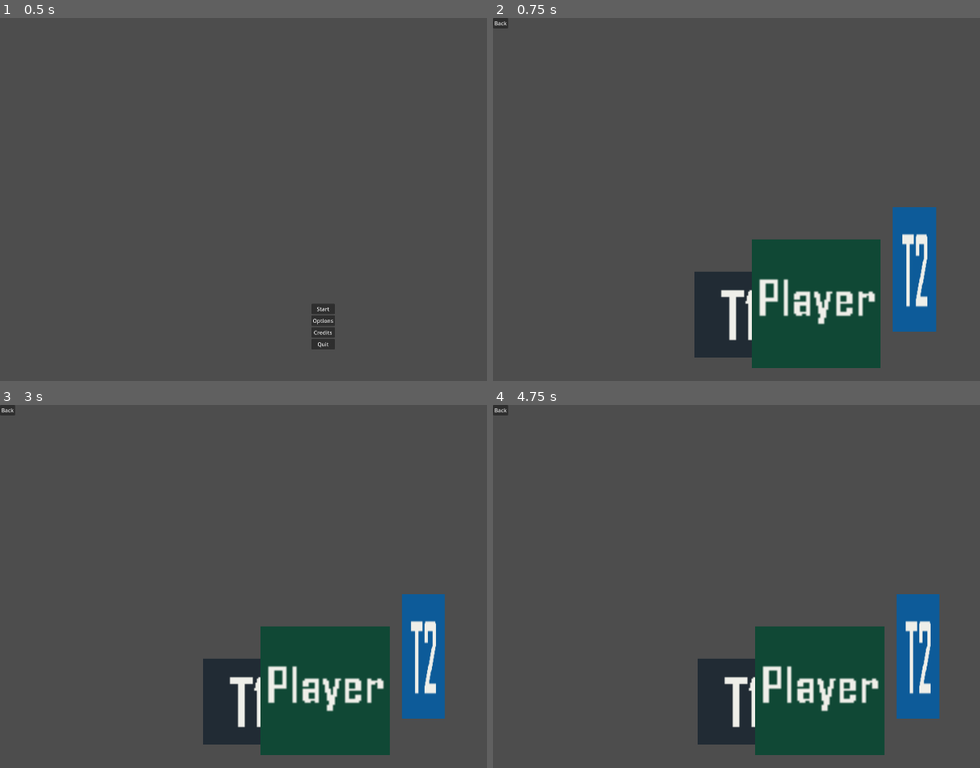
Above: before the commit, frames 1-4 (two rows, left to right).
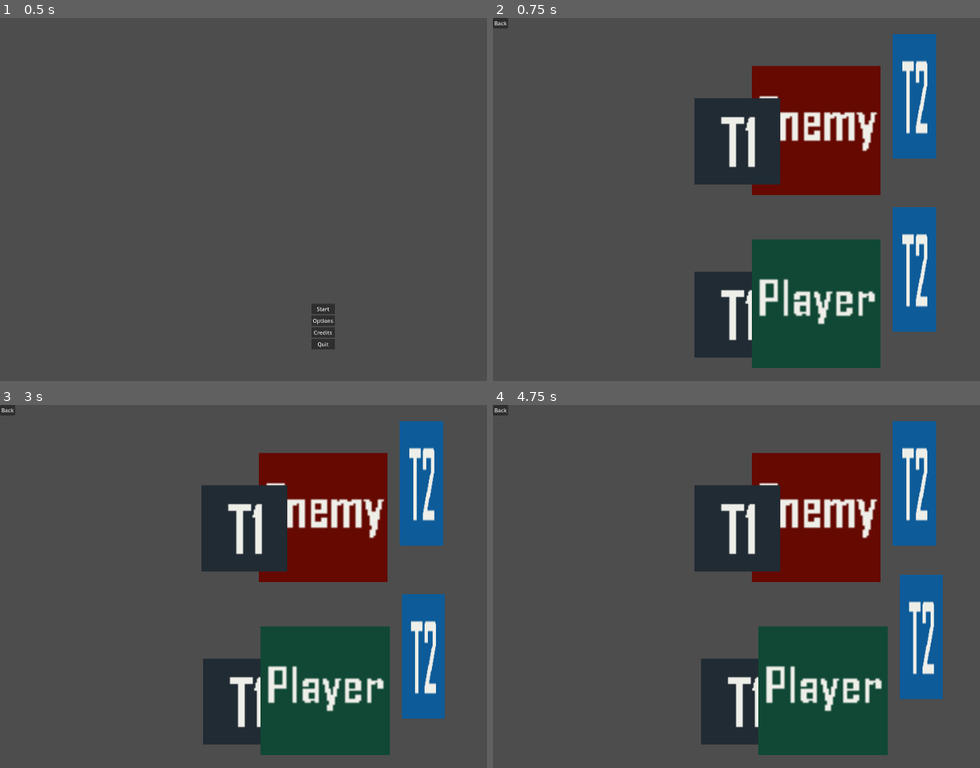
Above: after the commit, the same moments.

Repository: sentientfish/brackygamejam20251
Game: Godot game, scene res://scenes/menu.tscn
Same seed, same stepped clock (60 frames per second), same inputs: the game is played once before the commit and once after it.
Inputs:
- Up to frame 1 (0.5 s): no input
- Up to frame 2 (0.75 s): click "Start" at 0.5 s
- Up to frame 3 (3 s): click "Back" at 1.25 s; click "Start" at 2 s; tap Enter at 2.75 s; hold D (move_right) from 2.78 s (still down); hold J (block) from 2.78 s (still down); tap K (attack) at 2.85 s
- Up to frame 4 (4.75 s): tap Space at 3.5 s; release D (move_right) at 3.53 s; release J (block) at 3.53 s; hold S (target_down) 3.53-4.28 s; tap J (block) at 3.6 s; tap K (attack) at 3.8, 4.35 s; hold D (move_right) from 4.28 s (still down); hold J (block) from 4.28 s (still down)

Frame 1 is identical in both runs. In frame 2, 15% of the frame differs, in the area x 41-92%, y 4-49%; in frame 3, 15%; in frame 4, 20%, in the area x 41-93%, y 4-97%.

Commit message:
more things

Diff:
--- a/project.godot
+++ b/project.godot
@@ -14,6 +14,10 @@
 run/main_scene="res://scenes/menu.tscn"
 config/features=PackedStringArray("4.3", "Forward Plus")
 config/icon="res://icon.svg"
+
+[autoload]
+
+Enums="*res://scripts/enums.gd"
 
 [display]
 
--- a/scenes/arena.tscn
+++ b/scenes/arena.tscn
@@ -1,7 +1,15 @@
-[gd_scene load_steps=3 format=3 uid="uid://cuaglt8wdr002"]
+[gd_scene load_steps=7 format=3 uid="uid://cuaglt8wdr002"]
 
 [ext_resource type="PackedScene" uid="uid://ch8wdr4iyy5qv" path="res://scenes/player.tscn" id="1_1kr8c"]
 [ext_resource type="Script" path="res://scripts/arena.gd" id="1_om0ey"]
+[ext_resource type="PackedScene" uid="uid://d2keyc5bivfqk" path="res://scenes/enemy.tscn" id="2_yu7fl"]
+
+[sub_resource type="PhysicsMaterial" id="PhysicsMaterial_r1deg"]
+
+[sub_resource type="RectangleShape2D" id="RectangleShape2D_7vdn6"]
+size = Vector2(221.5, 1080)
+
+[sub_resource type="PhysicsMaterial" id="PhysicsMaterial_ixp6r"]
 
 [node name="Arena" type="Node2D"]
 script = ExtResource("1_om0ey")
@@ -10,8 +18,26 @@
 offset_right = 1920.0
 offset_bottom = 1080.0
 
+[node name="LeftWall" type="RigidBody2D" parent="MarginContainer"]
+physics_material_override = SubResource("PhysicsMaterial_r1deg")
+
+[node name="LeftWallCollision" type="CollisionShape2D" parent="MarginContainer/LeftWall"]
+position = Vector2(111.25, 540)
+shape = SubResource("RectangleShape2D_7vdn6")
+
+[node name="RightWall" type="RigidBody2D" parent="MarginContainer"]
+physics_material_override = SubResource("PhysicsMaterial_ixp6r")
+
+[node name="RightWallCollision" type="CollisionShape2D" parent="MarginContainer/RightWall"]
+position = Vector2(1809, 540)
+shape = SubResource("RectangleShape2D_7vdn6")
+
 [node name="Player" parent="." instance=ExtResource("1_1kr8c")]
 position = Vector2(960, 850)
+scale = Vector2(2, 2)
+
+[node name="Enemy" parent="." instance=ExtResource("2_yu7fl")]
+position = Vector2(960, 335)
 scale = Vector2(2, 2)
 
 [node name="ArenaBackButton" type="Button" parent="."]
--- /dev/null
+++ b/scenes/enemy.gd
@@ -0,0 +1,30 @@
+extends CharacterBody2D
+
+const SPEED = 300.0
+
+# TODO: have a global variable for each direction?
+var blocking: Array = [false, false, false]
+
+# temporary dummy movement
+var move_direction: int = -1
+
+# Enemy stats
+@export var stat_health: float = 300.0
+@export var stat_attack: float = 50.0
+@export var stat_block_damage: float = 0.0
+@export var stat_speed: float = 200.0
+
+func _physics_process(delta: float) -> void:
+	pass
+	#velocity.x = move_direction * stat_speed
+
+	#var collision_info = move_and_collide(velocity)
+	#if collision_info:
+		#move_direction *= -1
+
+func attacked(damage: int, action_direction: Enums.ActionDirection):
+	print("Enemy being attacked! damage " + str(damage) + ", direction: " + str(action_direction))
+	if blocking[action_direction]:
+		print("Blocked the attack!")
+	else:
+		print("Got hit!")
--- /dev/null
+++ b/scenes/enemy.tscn
@@ -0,0 +1,104 @@
+[gd_scene load_steps=14 format=3 uid="uid://d2keyc5bivfqk"]
+
+[ext_resource type="Script" path="res://scenes/enemy.gd" id="1_kk3if"]
+[ext_resource type="Texture2D" uid="uid://dgrrgxn2a68dh" path="res://assets/T1.png" id="1_w0bkb"]
+[ext_resource type="Texture2D" uid="uid://do5e3pqn8482x" path="res://assets/T2.png" id="2_pxj2k"]
+[ext_resource type="Texture2D" uid="uid://bsdfujx6bqklb" path="res://assets/Enemy.png" id="3_i5708"]
+
+[sub_resource type="RectangleShape2D" id="RectangleShape2D_uyehj"]
+size = Vector2(192, 75.3125)
+
+[sub_resource type="RectangleShape2D" id="RectangleShape2D_gc8bk"]
+size = Vector2(192, 75.5)
+
+[sub_resource type="RectangleShape2D" id="RectangleShape2D_f05na"]
+size = Vector2(192, 76)
+
+[sub_resource type="RectangleShape2D" id="RectangleShape2D_pnjpe"]
+size = Vector2(239, 42)
+
+[sub_resource type="RectangleShape2D" id="RectangleShape2D_yebrp"]
+size = Vector2(239.25, 42)
+
+[sub_resource type="RectangleShape2D" id="RectangleShape2D_ag5ug"]
+size = Vector2(239, 42)
+
+[sub_resource type="RectangleShape2D" id="RectangleShape2D_bu8gv"]
+size = Vector2(192, 192)
+
+[sub_resource type="Animation" id="Animation_4cd7i"]
+resource_name = "shield_block_up"
+step = 0.25
+
+[sub_resource type="AnimationLibrary" id="AnimationLibrary_nr4rx"]
+_data = {
+"shield_block_up": SubResource("Animation_4cd7i")
+}
+
+[node name="Enemy" type="CharacterBody2D"]
+script = ExtResource("1_kk3if")
+
+[node name="EnemySprite" type="Sprite2D" parent="."]
+scale = Vector2(3, 3)
+texture = ExtResource("3_i5708")
+
+[node name="Shield" type="Node2D" parent="."]
+
+[node name="ShieldSprite" type="Sprite2D" parent="Shield"]
+position = Vector2(-117, 16)
+scale = Vector2(2, 2)
+texture = ExtResource("1_w0bkb")
+
+[node name="ShieldAreaUp" type="Area2D" parent="Shield"]
+
+[node name="ShieldCollisionUp" type="CollisionShape2D" parent="Shield/ShieldAreaUp"]
+position = Vector2(0, -100)
+shape = SubResource("RectangleShape2D_uyehj")
+
+[node name="ShieldAreaMiddle" type="Area2D" parent="Shield"]
+
+[node name="ShieldCollisionMiddle" type="CollisionShape2D" parent="Shield/ShieldAreaMiddle"]
+position = Vector2(0, -15)
+shape = SubResource("RectangleShape2D_gc8bk")
+
+[node name="ShieldAreaDown" type="Area2D" parent="Shield"]
+
+[node name="ShieldCollisionDown" type="CollisionShape2D" parent="Shield/ShieldAreaDown"]
+position = Vector2(0, 72)
+shape = SubResource("RectangleShape2D_f05na")
+
+[node name="Sword" type="Node2D" parent="."]
+
+[node name="SwordSprite" type="Sprite2D" parent="Sword"]
+position = Vector2(146, -51)
+scale = Vector2(1, 2.89063)
+texture = ExtResource("2_pxj2k")
+
+[node name="SwordAreaUp" type="Area2D" parent="Sword"]
+monitoring = false
+
+[node name="SwordCollisionUp" type="CollisionShape2D" parent="Sword/SwordAreaUp"]
+position = Vector2(0, 160)
+shape = SubResource("RectangleShape2D_pnjpe")
+
+[node name="SwordAreaMiddle" type="Area2D" parent="Sword"]
+monitoring = false
+
+[node name="SwordCollisionMiddle" type="CollisionShape2D" parent="Sword/SwordAreaMiddle"]
+position = Vector2(0, 240)
+shape = SubResource("RectangleShape2D_yebrp")
+
+[node name="SwordAreaDown" type="Area2D" parent="Sword"]
+monitoring = false
+
+[node name="SwordCollisionDown" type="CollisionShape2D" parent="Sword/SwordAreaDown"]
+position = Vector2(0, 320)
+shape = SubResource("RectangleShape2D_ag5ug")
+
+[node name="CollisionShape2D" type="CollisionShape2D" parent="."]
+shape = SubResource("RectangleShape2D_bu8gv")
+
+[node name="AnimationPlayer" type="AnimationPlayer" parent="."]
+libraries = {
+"": SubResource("AnimationLibrary_nr4rx")
+}
--- a/scenes/player.tscn
+++ b/scenes/player.tscn
@@ -15,24 +15,227 @@
 size = Vector2(192, 76)
 
 [sub_resource type="RectangleShape2D" id="RectangleShape2D_0y04h"]
-size = Vector2(316, 42)
+size = Vector2(239, 42)
 
 [sub_resource type="RectangleShape2D" id="RectangleShape2D_2hsp2"]
-size = Vector2(315, 42)
+size = Vector2(238.5, 42)
 
 [sub_resource type="RectangleShape2D" id="RectangleShape2D_bkjqc"]
-size = Vector2(315, 41.5)
+size = Vector2(237.75, 41.5)
 
 [sub_resource type="RectangleShape2D" id="RectangleShape2D_xox8q"]
 size = Vector2(192, 192)
 
-[sub_resource type="Animation" id="Animation_4cd7i"]
+[sub_resource type="Animation" id="Animation_vs7me"]
+resource_name = "sword_attack_up"
+length = 0.5
+step = 0.25
+tracks/0/type = "value"
+tracks/0/imported = false
+tracks/0/enabled = true
+tracks/0/path = NodePath("Sword/SwordAreaUp:monitoring")
+tracks/0/interp = 1
+tracks/0/loop_wrap = true
+tracks/0/keys = {
+"times": PackedFloat32Array(0, 0.25, 0.5),
+"transitions": PackedFloat32Array(1, 1, 1),
+"update": 1,
+"values": [false, true, false]
+}
+tracks/1/type = "value"
+tracks/1/imported = false
+tracks/1/enabled = true
+tracks/1/path = NodePath("Sword/SwordSprite:position")
+tracks/1/interp = 1
+tracks/1/loop_wrap = true
+tracks/1/keys = {
+"times": PackedFloat32Array(0, 0.25, 0.5),
+"transitions": PackedFloat32Array(1, 1, 1),
+"update": 1,
+"values": [Vector2(146, -50), Vector2(146, -80), Vector2(146, -50)]
+}
+
+[sub_resource type="Animation" id="Animation_lld8y"]
+length = 0.001
+tracks/0/type = "value"
+tracks/0/imported = false
+tracks/0/enabled = true
+tracks/0/path = NodePath("Sword/SwordAreaUp:monitoring")
+tracks/0/interp = 1
+tracks/0/loop_wrap = true
+tracks/0/keys = {
+"times": PackedFloat32Array(0),
+"transitions": PackedFloat32Array(1),
+"update": 1,
+"values": [true]
+}
+tracks/1/type = "value"
+tracks/1/imported = false
+tracks/1/enabled = true
+tracks/1/path = NodePath("Sword/SwordAreaMiddle:monitoring")
+tracks/1/interp = 1
+tracks/1/loop_wrap = true
+tracks/1/keys = {
+"times": PackedFloat32Array(0),
+"transitions": PackedFloat32Array(1),
+"update": 1,
+"values": [false]
+}
+tracks/2/type = "value"
+tracks/2/imported = false
+tracks/2/enabled = true
+tracks/2/path = NodePath("Sword/SwordAreaDown:monitoring")
+tracks/2/interp = 1
+tracks/2/loop_wrap = true
+tracks/2/keys = {
+"times": PackedFloat32Array(0),
+"transitions": PackedFloat32Array(1),
+"update": 1,
+"values": [false]
+}
+tracks/3/type = "value"
+tracks/3/imported = false
+tracks/3/enabled = true
+tracks/3/path = NodePath("Sword/SwordSprite:position")
+tracks/3/interp = 1
+tracks/3/loop_wrap = true
+tracks/3/keys = {
+"times": PackedFloat32Array(0),
+"transitions": PackedFloat32Array(1),
+"update": 0,
+"values": [Vector2(146, -51)]
+}
+tracks/4/type = "value"
+tracks/4/imported = false
+tracks/4/enabled = true
+tracks/4/path = NodePath("Shield/ShieldSprite:position")
+tracks/4/interp = 1
+tracks/4/loop_wrap = true
+tracks/4/keys = {
+"times": PackedFloat32Array(0),
+"transitions": PackedFloat32Array(1),
+"update": 0,
+"values": [Vector2(-117, 16)]
+}
+
+[sub_resource type="Animation" id="Animation_f7bs3"]
+resource_name = "sword_attack_middle"
+length = 0.5
+step = 0.25
+tracks/0/type = "value"
+tracks/0/imported = false
+tracks/0/enabled = true
+tracks/0/path = NodePath("Sword/SwordAreaMiddle:monitoring")
+tracks/0/interp = 1
+tracks/0/loop_wrap = true
+tracks/0/keys = {
+"times": PackedFloat32Array(0, 0.25, 0.5),
+"transitions": PackedFloat32Array(1, 1, 1),
+"update": 1,
+"values": [false, true, false]
+}
+tracks/1/type = "value"
+tracks/1/imported = false
+tracks/1/enabled = true
+tracks/1/path = NodePath("Sword/SwordSprite:position")
+tracks/1/interp = 1
+tracks/1/loop_wrap = true
+tracks/1/keys = {
+"times": PackedFloat32Array(0, 0.25, 0.5),
+"transitions": PackedFloat32Array(1, 1, 1),
+"update": 1,
+"values": [Vector2(146, -50), Vector2(146, -80), Vector2(146, -50)]
+}
+
+[sub_resource type="Animation" id="Animation_diara"]
+resource_name = "sword_attack_down"
+length = 0.5
+step = 0.25
+tracks/0/type = "value"
+tracks/0/imported = false
+tracks/0/enabled = true
+tracks/0/path = NodePath("Sword/SwordAreaDown:monitoring")
+tracks/0/interp = 1
+tracks/0/loop_wrap = true
+tracks/0/keys = {
+"times": PackedFloat32Array(0, 0.25, 0.5),
+"transitions": PackedFloat32Array(1, 1, 1),
+"update": 1,
+"values": [false, true, false]
+}
+tracks/1/type = "value"
+tracks/1/imported = false
+tracks/1/enabled = true
+tracks/1/path = NodePath("Sword/SwordSprite:position")
+tracks/1/interp = 1
+tracks/1/loop_wrap = true
+tracks/1/keys = {
+"times": PackedFloat32Array(0, 0.25, 0.5),
+"transitions": PackedFloat32Array(1, 1, 1),
+"update": 1,
+"values": [Vector2(146, -50), Vector2(146, -80), Vector2(146, -50)]
+}
+
+[sub_resource type="Animation" id="Animation_irade"]
 resource_name = "shield_block_up"
-step = 0.25
+length = 0.25
+step = 0.25
+tracks/0/type = "value"
+tracks/0/imported = false
+tracks/0/enabled = true
+tracks/0/path = NodePath("Shield/ShieldSprite:position")
+tracks/0/interp = 1
+tracks/0/loop_wrap = true
+tracks/0/keys = {
+"times": PackedFloat32Array(0, 0.25),
+"transitions": PackedFloat32Array(1, 1),
+"update": 1,
+"values": [Vector2(-117, 16), Vector2(-77, -96)]
+}
+
+[sub_resource type="Animation" id="Animation_fqlim"]
+resource_name = "shield_block_middle"
+length = 0.25
+step = 0.25
+tracks/0/type = "value"
+tracks/0/imported = false
+tracks/0/enabled = true
+tracks/0/path = NodePath("Shield/ShieldSprite:position")
+tracks/0/interp = 1
+tracks/0/loop_wrap = true
+tracks/0/keys = {
+"times": PackedFloat32Array(0, 0.25),
+"transitions": PackedFloat32Array(1, 1),
+"update": 1,
+"values": [Vector2(-117, 16), Vector2(-62, -12)]
+}
+
+[sub_resource type="Animation" id="Animation_lp1sj"]
+resource_name = "shield_block_down"
+length = 0.25
+step = 0.25
+tracks/0/type = "value"
+tracks/0/imported = false
+tracks/0/enabled = true
+tracks/0/path = NodePath("Shield/ShieldSprite:position")
+tracks/0/interp = 1
+tracks/0/loop_wrap = true
+tracks/0/keys = {
+"times": PackedFloat32Array(0, 0.25),
+"transitions": PackedFloat32Array(1, 1),
+"update": 1,
+"values": [Vector2(-117, 16), Vector2(-71, 60)]
+}
 
 [sub_resource type="AnimationLibrary" id="AnimationLibrary_nr4rx"]
 _data = {
-"shield_block_up": SubResource("Animation_4cd7i")
+"RESET": SubResource("Animation_lld8y"),
+"shield_block_down": SubResource("Animation_lp1sj"),
+"shield_block_middle": SubResource("Animation_fqlim"),
+"shield_block_up": SubResource("Animation_irade"),
+"sword_attack_down": SubResource("Animation_diara"),
+"sword_attack_middle": SubResource("Animation_f7bs3"),
+"sword_attack_up": SubResource("Animation_vs7me")
 }
 
 [node name="Player" type="CharacterBody2D"]
@@ -73,19 +276,21 @@
 [node name="SwordAreaUp" type="Area2D" parent="Sword"]
 
 [node name="SwordCollisionUp" type="CollisionShape2D" parent="Sword/SwordAreaUp"]
-position = Vector2(0, -320)
+position = Vector2(0, -345)
 shape = SubResource("RectangleShape2D_0y04h")
 
 [node name="SwordAreaMiddle" type="Area2D" parent="Sword"]
+monitoring = false
 
 [node name="SwordCollisionMiddle" type="CollisionShape2D" parent="Sword/SwordAreaMiddle"]
-position = Vector2(0, -260)
+position = Vector2(0, -265)
 shape = SubResource("RectangleShape2D_2hsp2")
 
 [node name="SwordAreaDown" type="Area2D" parent="Sword"]
+monitoring = false
 
 [node name="SwordCollisionDown" type="CollisionShape2D" parent="Sword/SwordAreaDown"]
-position = Vector2(0, -200)
+position = Vector2(0, -185)
 shape = SubResource("RectangleShape2D_bkjqc")
 
 [node name="PlayerSprite" type="Sprite2D" parent="."]
@@ -99,3 +304,7 @@
 libraries = {
 "": SubResource("AnimationLibrary_nr4rx")
 }
+
+[connection signal="body_entered" from="Sword/SwordAreaUp" to="." method="_on_sword_area_up_body_entered"]
+[connection signal="body_entered" from="Sword/SwordAreaMiddle" to="." method="_on_sword_area_middle_body_entered"]
+[connection signal="body_entered" from="Sword/SwordAreaDown" to="." method="_on_sword_area_down_body_entered"]
--- /dev/null
+++ b/scripts/enums.gd
@@ -0,0 +1,7 @@
+extends Node
+
+enum ActionDirection {
+	UP,
+	MIDDLE,
+	DOWN
+}
--- a/scripts/player.gd
+++ b/scripts/player.gd
@@ -1,70 +1,103 @@
 extends CharacterBody2D
 
-
-const SPEED = 300.0
-
-var can_attack: bool = true
-var can_block: bool = true
-var can_move: bool = true
+@onready var animation_player : AnimationPlayer = $AnimationPlayer
 
 # Used to indicate whether that direction is being blocked or not
 # 0 is up, 1 is middle, 2 is down
 # TODO: have a global variable for each direction?
 var blocking: Array = [false, false, false]
+var is_blocking: bool = false
+
+# Player Stats
+@export var stat_health: float = 300.0
+@export var stat_attack: float = 50.0
+@export var stat_block_damage: float = 0.0
+@export var stat_speed: float = 300.0
 
 func _physics_process(delta: float) -> void:
 	process_player_input(delta)
 
 func process_player_input(delta: float) -> void:
+	var is_playing := animation_player.is_playing()
 	var move_direction := Input.get_axis("move_left", "move_right")
-	if move_direction and can_move:
-		velocity.x = move_direction * SPEED
+	if move_direction and not is_playing and not is_blocking:
+		velocity.x = move_direction * stat_speed
 	else:
-		velocity.x = move_toward(velocity.x, 0, SPEED)
+		velocity.x = move_toward(velocity.x, 0, stat_speed)
 
-	var action_direction := 1
+	var action_direction := Enums.ActionDirection.MIDDLE
 	if Input.is_action_pressed("target_up"):
-		action_direction = 0
+		action_direction = Enums.ActionDirection.UP
 	elif Input.is_action_pressed("target_down"):
-		action_direction = 2
+		action_direction = Enums.ActionDirection.DOWN
 
-	if Input.is_action_just_pressed("attack") and can_attack:
+	if Input.is_action_just_pressed("attack") and not is_playing:
 		attack(action_direction)
-	elif Input.is_action_pressed("block") and can_block:
+	elif Input.is_action_just_pressed("block") and not is_playing:
 		block(action_direction)
 
-	if Input.is_action_just_released("block") and can_block:
+	if Input.is_action_just_released("block"):
 		unblock(action_direction)
 
 	move_and_slide()
+	for index in get_slide_collision_count():
+		var collision := get_slide_collision(index)
+		var body := collision.get_collider()
+		print("Player collided with: " + body.name)
 
-func attack(action_direction):
-	#TODO: Play the actual animations
-	can_block = false
-	can_move = false
+func attack(action_direction: Enums.ActionDirection):
 	print("Player attacking direction: " + str(action_direction))
+	# TODO: play an actual animation
+	match action_direction:
+		Enums.ActionDirection.UP:
+			animation_player.play("sword_attack_up")
+		Enums.ActionDirection.MIDDLE:
+			animation_player.play("sword_attack_middle")
+		Enums.ActionDirection.DOWN:
+			animation_player.play("sword_attack_down")
 
-	# TODO: play an animation
-	# assume animation played here
-	# reset states
-	can_block = true
-	can_move = true
-
-func block(action_direction):
-	can_attack = false
-	can_move = false
-
+func block(action_direction: Enums.ActionDirection):
 	# TODO: Play blocking animation and hold shield there
 	print("Player blocking direction: " + str(action_direction))
 
-	# Hacky solution to reset the blocking array whenever the block
-	# action is rendered
+	match action_direction:
+		Enums.ActionDirection.UP:
+			animation_player.play("shield_block_up")
+		Enums.ActionDirection.MIDDLE:
+			animation_player.play("shield_block_middle")
+		Enums.ActionDirection.DOWN:
+			animation_player.play("shield_block_down")
+
+	is_blocking = true
 	var updated_blocking_array := [false, false, false]
 	updated_blocking_array[action_direction] = true
 	blocking = updated_blocking_array
 
-func unblock(action_direction):
+func unblock(action_direction: Enums.ActionDirection):
 	print("Player stopped blocking direction: " + str(action_direction))
+	is_blocking = false
 	blocking[action_direction] = false
-	can_attack = true
-	can_move = true
+
+	match action_direction:
+		Enums.ActionDirection.UP:
+			animation_player.play_backwards("shield_block_up")
+		Enums.ActionDirection.MIDDLE:
+			animation_player.play_backwards("shield_block_middle")
+		Enums.ActionDirection.DOWN:
+			animation_player.play_backwards("shield_block_down")
+
+func attacked(damage: int, action_direction: Enums.ActionDirection):
+	print("Player being attacked! damage " + str(damage) + ", direction: " + str(action_direction))
+	if blocking[action_direction]:
+		print("Blocked the attack!")
+	else:
+		print("Got hit!")
+
+func _on_sword_area_up_body_entered(body: Node2D) -> void:
+	body.attacked(stat_attack, Enums.ActionDirection.UP)
+
+func _on_sword_area_middle_body_entered(body: Node2D) -> void:
+	body.attacked(stat_attack, Enums.ActionDirection.MIDDLE)
+
+func _on_sword_area_down_body_entered(body: Node2D) -> void:
+	body.attacked(stat_attack, Enums.ActionDirection.DOWN)
Not shown: 1 places in scenes/player.tscn that only renumber resources
